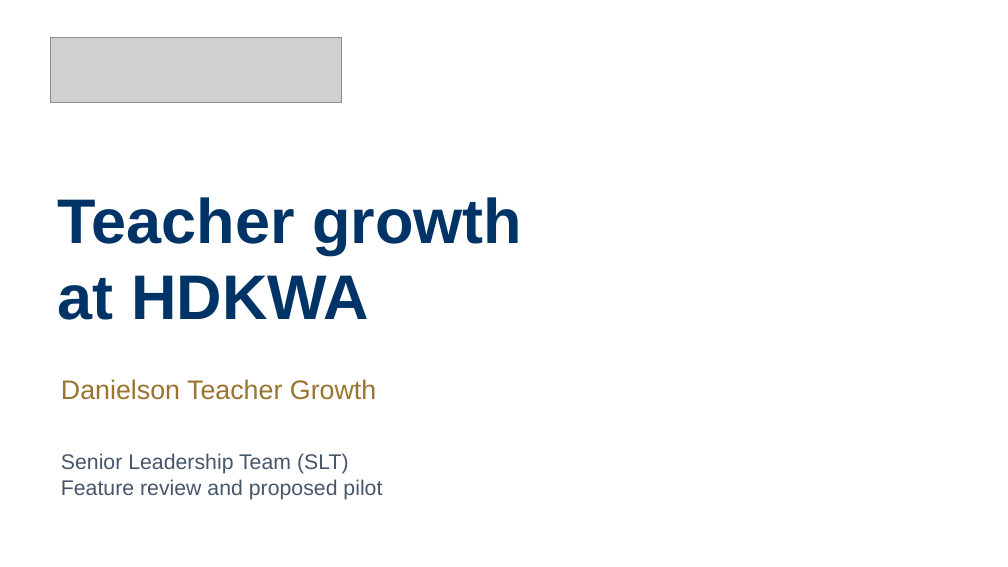
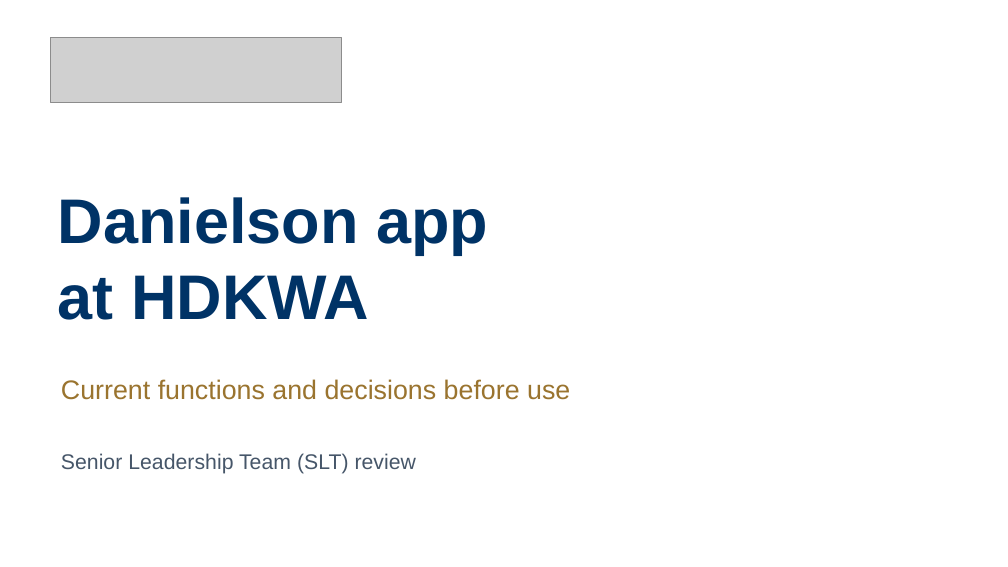
Before and after one commit to bodangren/ra-math-advantage, a slide deck: slide 1 of outputs/danielson-slt_20260907/output/HDKWA-Danielson-SLT-Feature-Review-Final.pptx. Drawn at 1008x567 pixels with LibreOffice and Linux fonts; fonts in the diff are those of the drawing; grey boxes stand for pictures. Boxes give left, top, right and bottom in pixels: in the first picture for what was removed or moved away, otherwise in the second. Text is boxed around its words. In the diff, an @@ line names an element or a change of style, - is before the commit and + after.

Commit message:
docs(danielson): rewrite SLT deck for school review

```diff
--- a/outputs/danielson-slt_20260907/output/HDKWA-Danielson-SLT-Feature-Review-Final.pptx
+++ b/outputs/danielson-slt_20260907/output/HDKWA-Danielson-SLT-Feature-Review-Final.pptx
@@ text at [58, 197, 488, 255]: text changed @@
-Teacher growth
+Danielson app
@@ text at [61, 379, 570, 400]: text changed @@
-Danielson Teacher Growth
+Current functions and decisions before use
@@ text at [61, 453, 416, 474]: text changed @@
-Senior Leadership Team (SLT)
-Feature review and proposed pilot
+Senior Leadership Team (SLT) review
```
Also in this commit, not shown: 15 other slides changed, 2 slides added, 1 slide removed.
